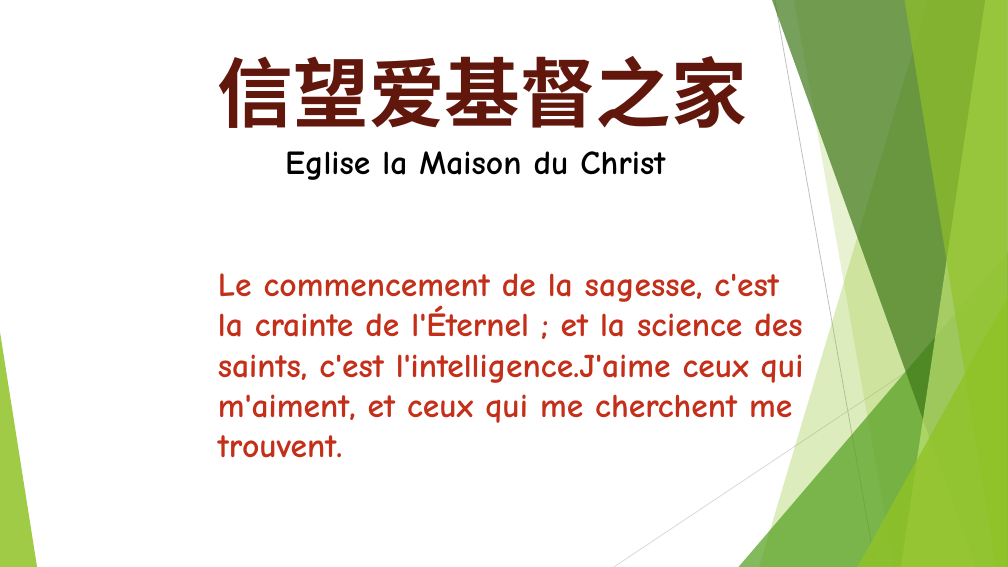
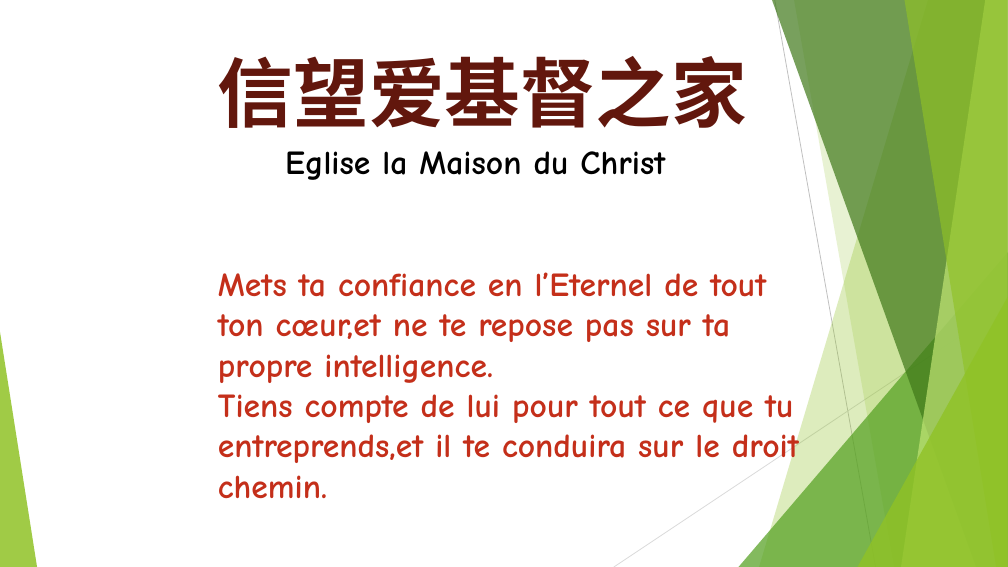
Before and after one commit to WANGZijian1994/SildePPT, a slide deck: slide 26 of template_français.pptx. Drawn at 1008x567 pixels with LibreOffice and Linux fonts; fonts in the diff are those of the drawing. Boxes give left, top, right and bottom in pixels: in the first picture for what was removed or moved away, otherwise in the second. Text is boxed around its words. In the diff, an @@ line names an element or a change of style, - is before the commit and + after.

```diff
--- a/template_français.pptx
+++ b/template_français.pptx
@@ text at [218,272,799,498]: text changed @@
-Le commencement de la sagesse, c'est la crainte de l'Éternel ; et la science des saints, c'est l'intelligence.J'aime ceux qui m'aiment, et ceux qui me cherchent me trouvent.
+Mets ta confiance en l’Eternel de tout ton cœur,et ne te repose pas sur ta propre intelligence.
+Tiens compte de lui pour tout ce que tu entreprends,et il te conduira sur le droit chemin.
```
Also in this commit, not shown: 3 other slides changed, 10 other files.
